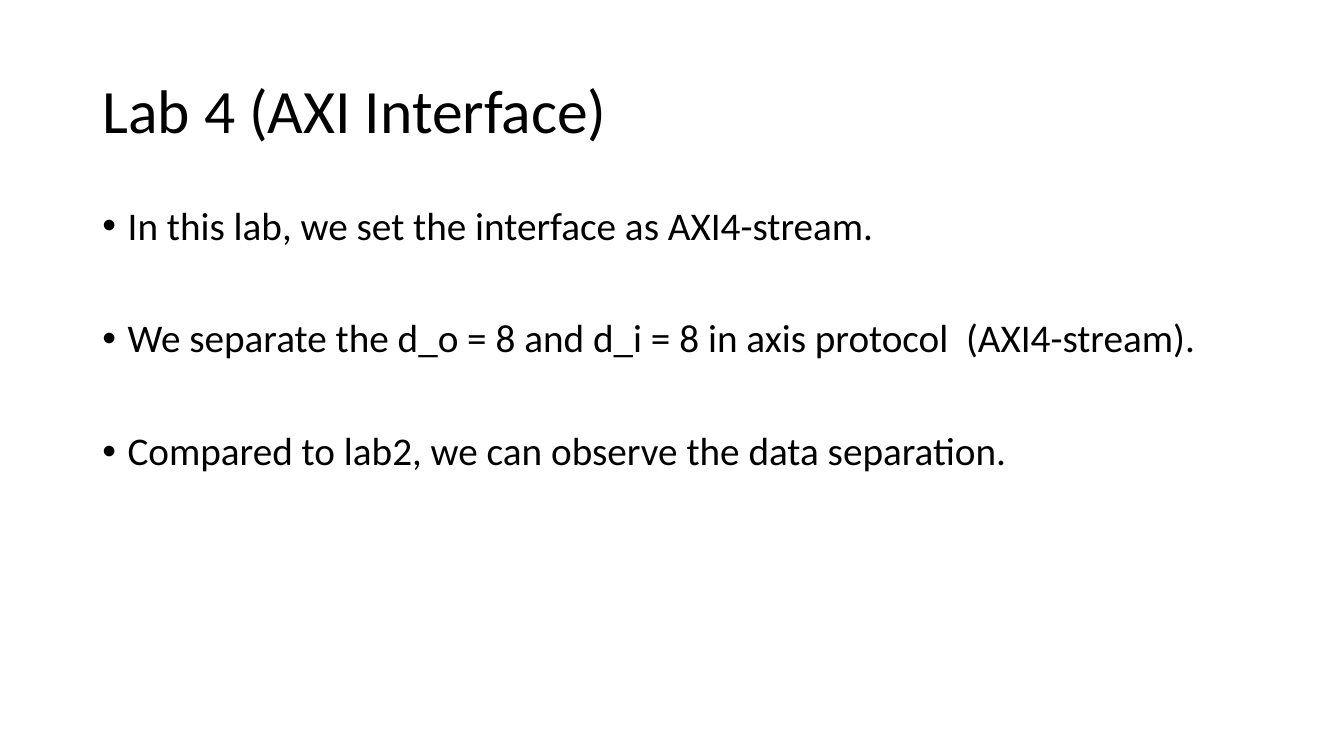
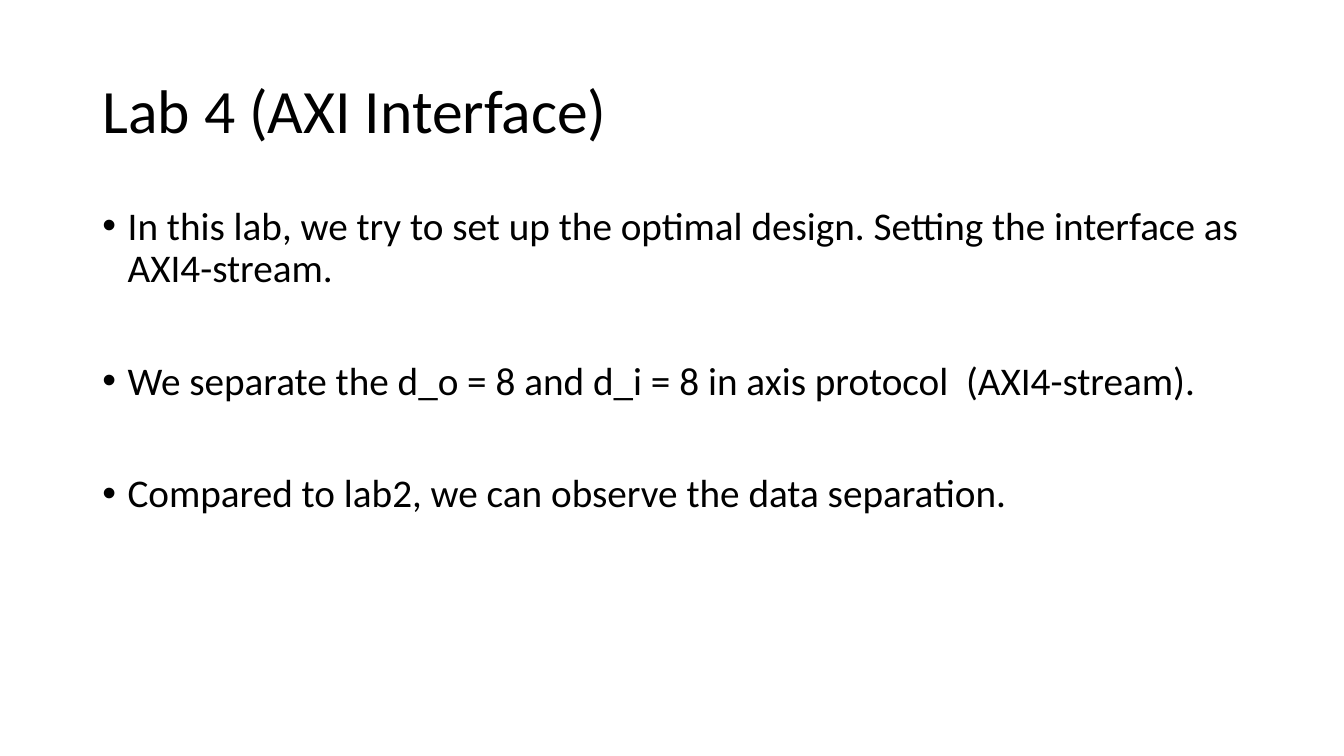
Before and after one commit to ZheChen-Bill/Interface_Synthesis, a slide deck: slide 35 of 111061545_labA_report.pptx (slide 22 before the commit). Drawn at 1344x756 pixels with LibreOffice and Linux fonts; fonts in the diff are those of the drawing. Boxes give left, top, right and bottom in pixels: in the first picture for what was removed or moved away, otherwise in the second. Text is boxed around its words. In the diff, an @@ line names an element or a change of style, - is before the commit and + after.

```diff
--- a/111061545_labA_report.pptx
+++ b/111061545_labA_report.pptx
@@ text at (x1=128, y1=212, x2=1238, y2=283): text changed @@
-• In this lab, we set the interface as AXI4-stream.
+• In this lab, we try to set up the optimal design. Setting the interface as AXI4-stream.
```
Also in this commit, not shown: 6 other slides changed, 18 slides added, 1 slide removed.
